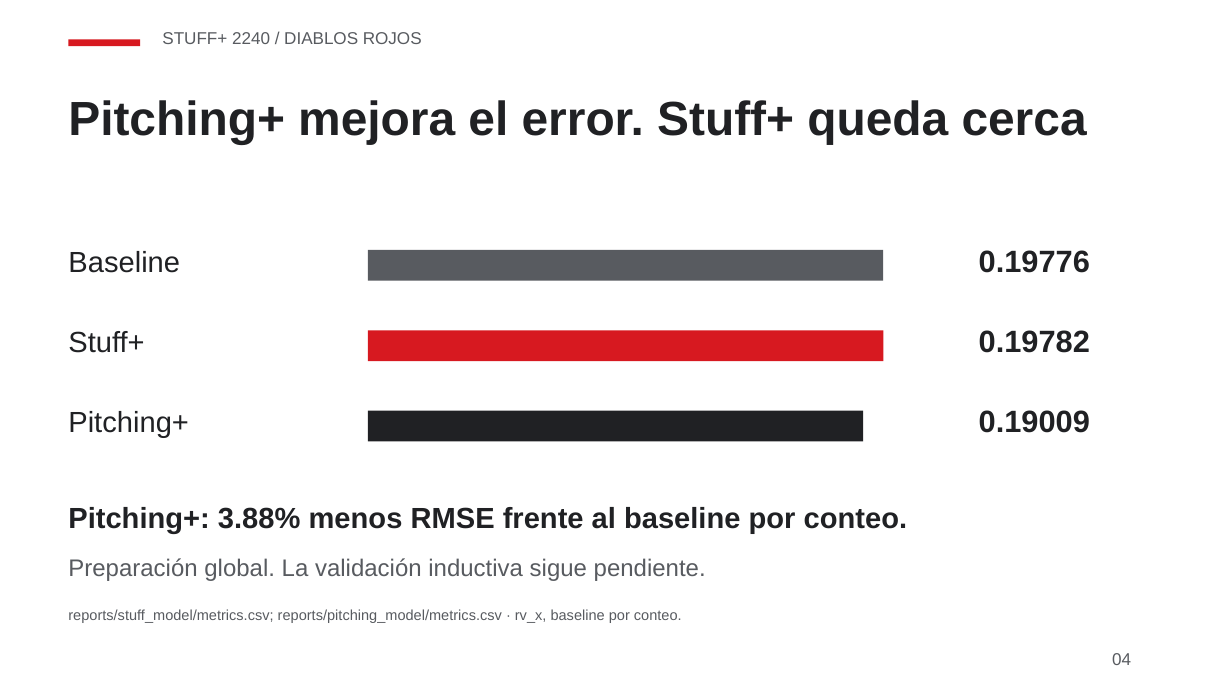
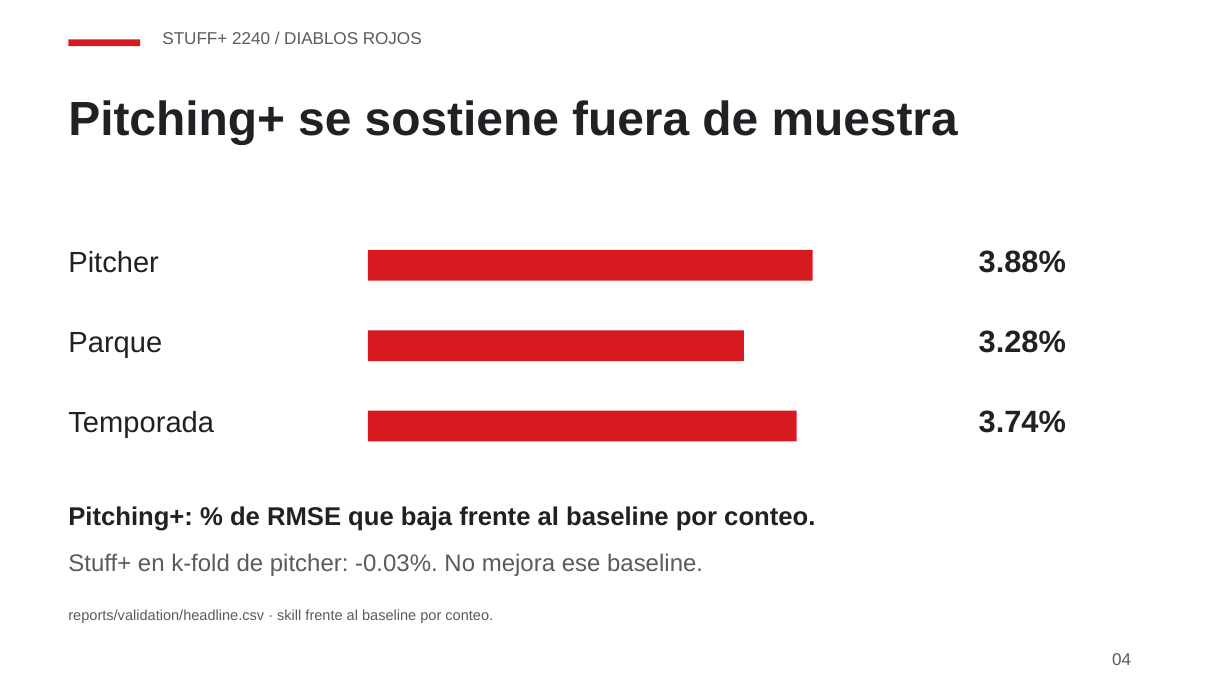
Before and after one commit to JoahanMorales/fuzzy-octo-pancake-DIABLOS-ROJOS-MLB, a slide deck: slide 4 of demo/deck/stuffplus2240.pptx. Drawn at 1232x693 pixels with LibreOffice and Linux fonts; fonts in the diff are those of the drawing. Boxes give left, top, right and bottom in pixels: in the first picture for what was removed or moved away, otherwise in the second. Text is boxed around its words. In the diff, an @@ line names an element or a change of style, - is before the commit and + after.

```diff
--- a/demo/deck/stuffplus2240.pptx
+++ b/demo/deck/stuffplus2240.pptx
@@ text at [68,100,958,144]: text changed @@
-Pitching+ mejora el error. Stuff+ queda cerca
+Pitching+ se sostiene fuera de muestra
@@ text at [68,251,159,273]: text changed @@
-Baseline
+Pitcher
@@ rectangle: place and size @@
-rectangle at [368,250,883,281]
+rectangle at [368,250,813,281]
@@ rectangle at [368,250,813,281]: fill #585B60 to #D71920 @@
@@ text at [979,250,1066,273]: text changed @@
-0.19776
+3.88%
@@ text at [68,332,162,357]: text changed @@
-Stuff+
+Parque
@@ rectangle: place and size @@
-rectangle at [368,330,883,361]
+rectangle at [368,330,744,361]
@@ text at [979,330,1066,353]: text changed @@
-0.19782
+3.28%
@@ text at [68,411,214,438]: text changed @@
-Pitching+
+Temporada
@@ rectangle: place and size @@
-rectangle at [368,410,864,441]
+rectangle at [368,410,797,441]
@@ rectangle at [368,410,797,441]: fill #202124 to #D71920 @@
@@ text at [979,410,1066,433]: text changed @@
-0.19009
+3.74%
@@ text at [68,506,815,531]: text changed; size 17 to 15 pt @@
-Pitching+: 3.88% menos RMSE frente al baseline por conteo.
+Pitching+: % de RMSE que baja frente al baseline por conteo.
@@ text at [68,553,703,576]: text changed @@
-Preparación global. La validación inductiva sigue pendiente.
+Stuff+ en k-fold de pitcher: -0.03%. No mejora ese baseline.
@@ text at [68,609,493,623]: text changed @@
-reports/stuff_model/metrics.csv; reports/pitching_model/metrics.csv · rv_x, baseline por conteo.
+reports/validation/headline.csv · skill frente al baseline por conteo.
```
Also in this commit, not shown: 3 other slides changed, 2 slides added, 2 slides removed, 9 other files.
